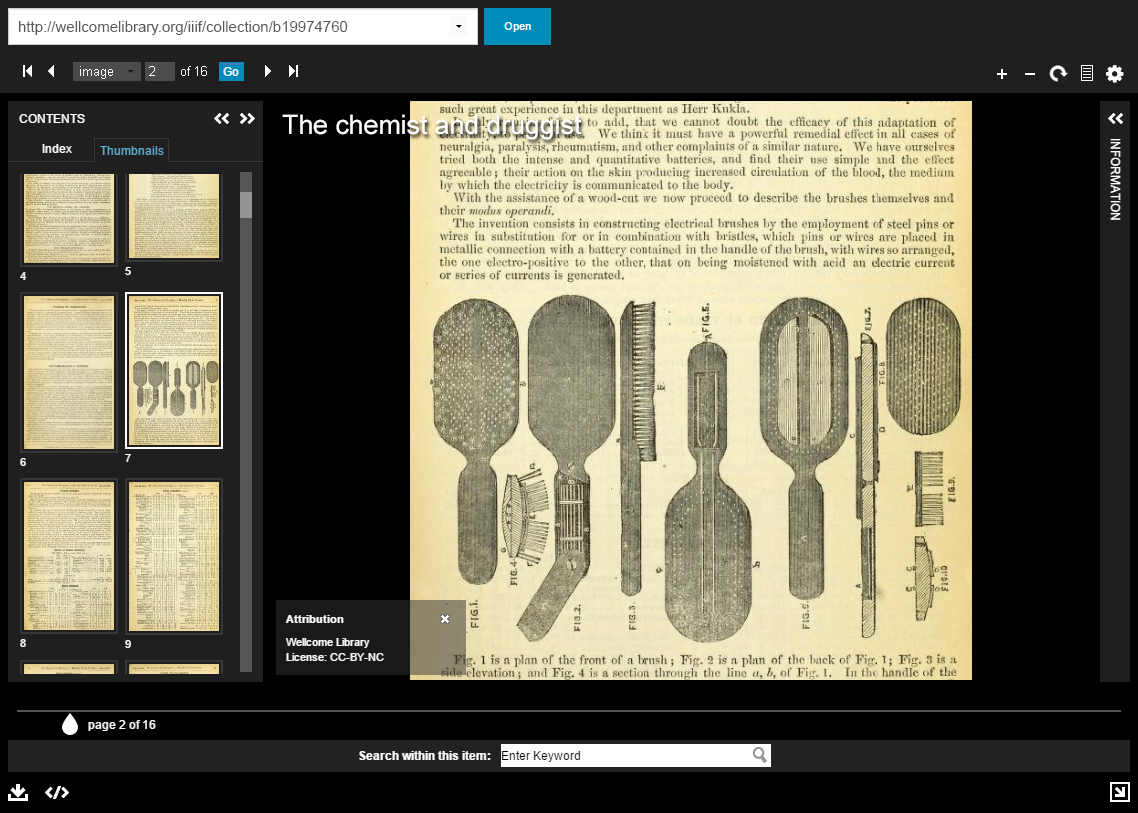
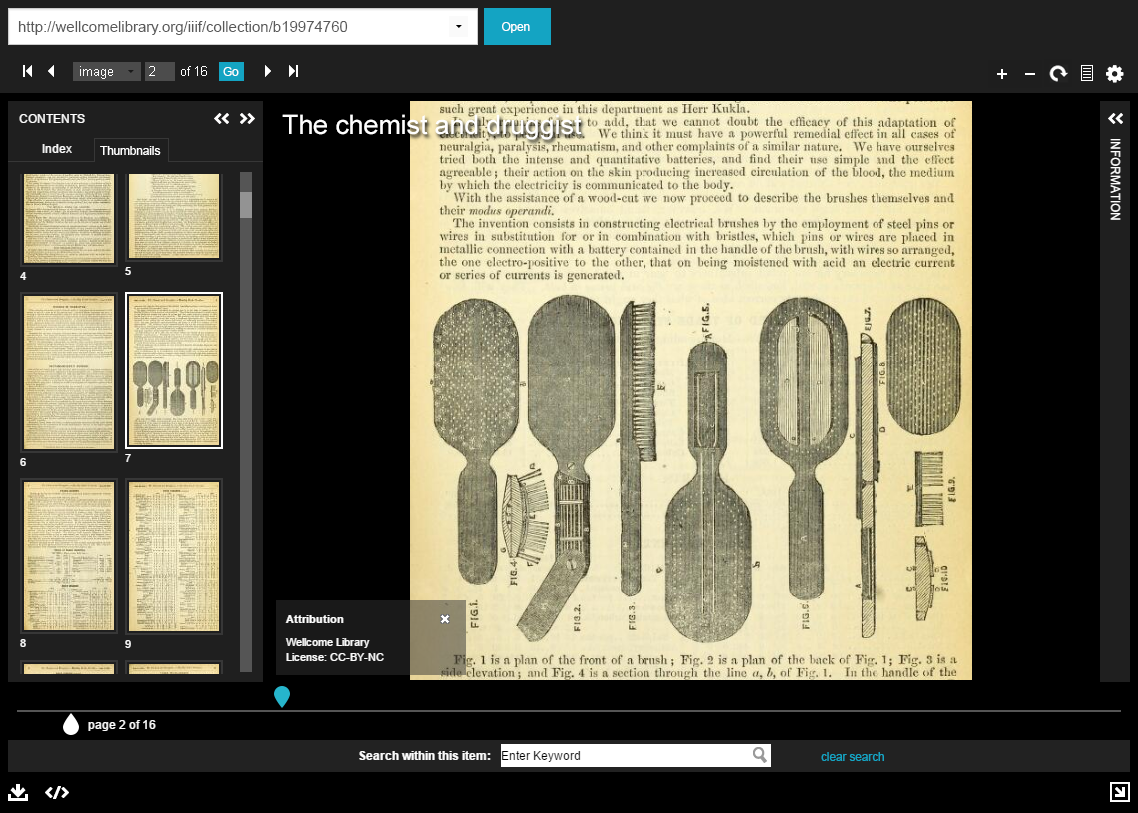
Revision of a layered 1138 x 813 image; what changed, layer by layer:
added group "go" with 2 layers in group "dropdown" over [left=219, top=62, right=244, bottom=81]
added layer "Go" in group "go" over [left=223, top=67, right=239, bottom=76]
renamed "Layer 5" to "bg", moved it into group "go", painted on it over [left=219, top=62, right=244, bottom=81]
added group "open" with 2 layers in group "nav" over [left=484, top=8, right=551, bottom=45]
added layer "Open" in group "open" over [left=502, top=22, right=530, bottom=33]
renamed "Layer 17" to "bg", moved it into group "open", painted on it over [left=484, top=8, right=551, bottom=45]
added layer "placemarker" (1st of 2) above "clear search" over [left=63, top=713, right=79, bottom=735]
added layer "clear search" above "placemarker" over [left=821, top=752, right=884, bottom=761]
added layer "placemarker" (2nd of 2) above "Thumbnails" over [left=274, top=686, right=290, bottom=708]
added layer "Thumbnails" above "Layer 1" over [left=100, top=146, right=161, bottom=155]
painted on "Layer 1" over [left=62, top=146, right=164, bottom=735]
